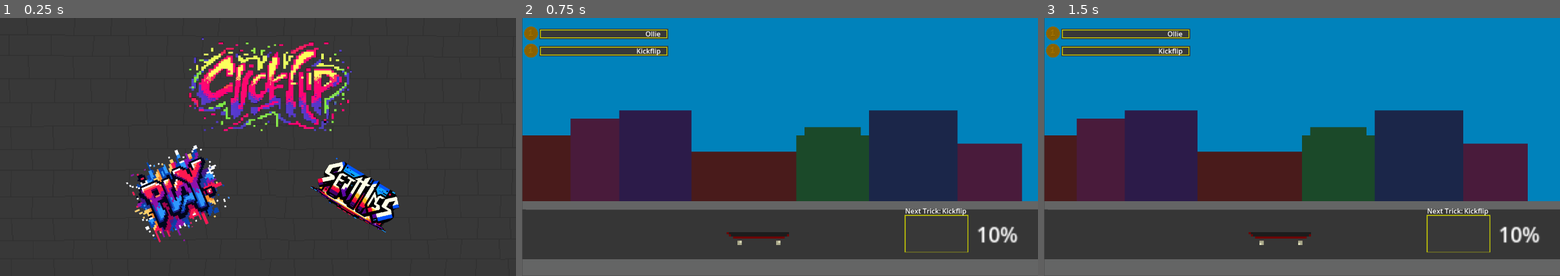
Above: before the commit, frames 1-3 (left to right).
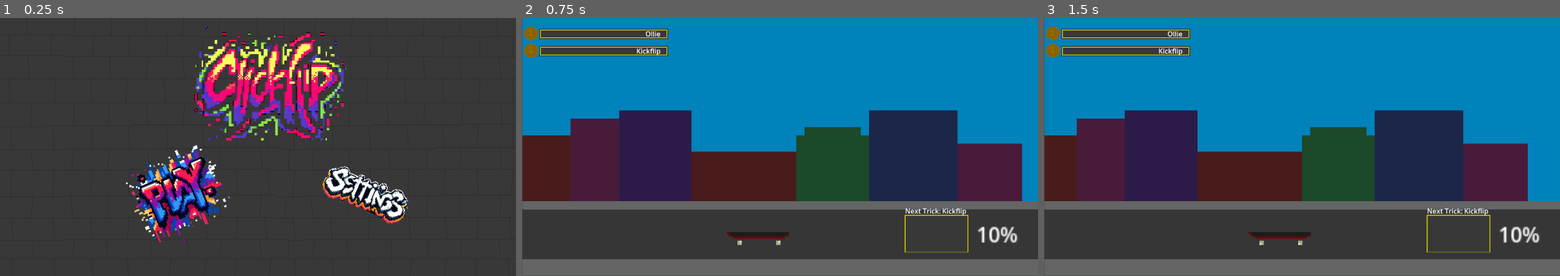
Above: after the commit, the same moments.

Repository: EthanMHolland/ClickFlip
Game: Godot game, scene res://src/StartMenu.tscn
The game is run twice, just before and just after one commit, with the same random seed, the same clock (stepped at 60 frames per second) and the same inputs.
Inputs (mouse positions are in pixels of both pictures, inside the frame that each line leads up to):
- Up to frame 1 (0.25 s): no input
- Up to frame 2 (0.75 s): click (697, 193) at 0.5 s
- Up to frame 3 (1.5 s): click (1456, 234) at 1.25 s

The runs differ from the first frame. In frame 1, 10% of the frame differs, in the area x 24-80%, y 3-87%; in frame 2, nothing differs; in frame 3, nothing differs.

Commit message:
Update StartMenu Buttons

Diff:
--- a/project/src/StartMenu.tscn
+++ b/project/src/StartMenu.tscn
@@ -21,7 +21,7 @@
 [node name="ClickFlipLogo" type="Sprite2D" parent="."]
 texture_filter = 1
 position = Vector2(628, 159)
-scale = Vector2(0.40332, 0.30957)
+scale = Vector2(3, 3)
 texture = ExtResource("5")
 
 [node name="PlayButton" type="TextureButton" parent="."]
@@ -38,11 +38,11 @@
 
 [node name="SettingsButton" type="TextureButton" parent="."]
 texture_filter = 1
-offset_left = 785.0
-offset_top = 246.0
-offset_right = 1037.0
-offset_bottom = 472.0
-rotation = 0.541052
+offset_left = 783.0
+offset_top = 255.0
+offset_right = 1035.0
+offset_bottom = 481.0
+rotation = 0.406662
 texture_normal = ExtResource("4")
 texture_pressed = ExtResource("6")
 ignore_texture_size = true
Binary file changed: project/assets/Menu/ClickFlipLogo.png
Binary file changed: project/assets/Menu/PlayButton.png
Binary file changed: project/assets/Menu/PlayButtonPressed.png
Binary file changed: project/assets/Menu/SettingsButton.png
Binary file changed: project/assets/Menu/SettingsButtonPressed.png
Not shown: 1 places in project/src/StartMenu.tscn that only renumber resources
